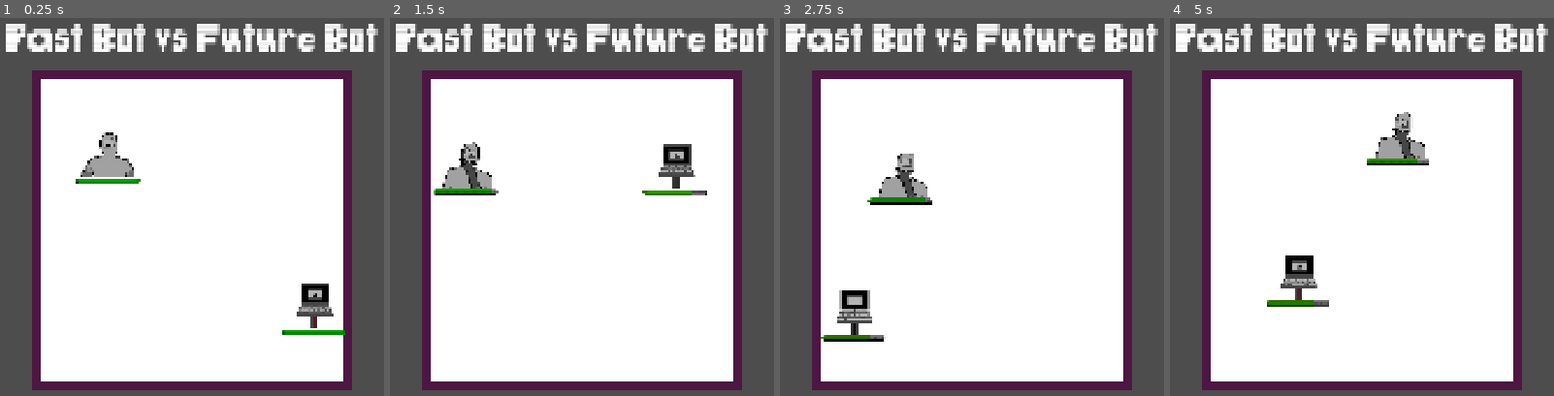
Above: before the commit, frames 1-4 (left to right).
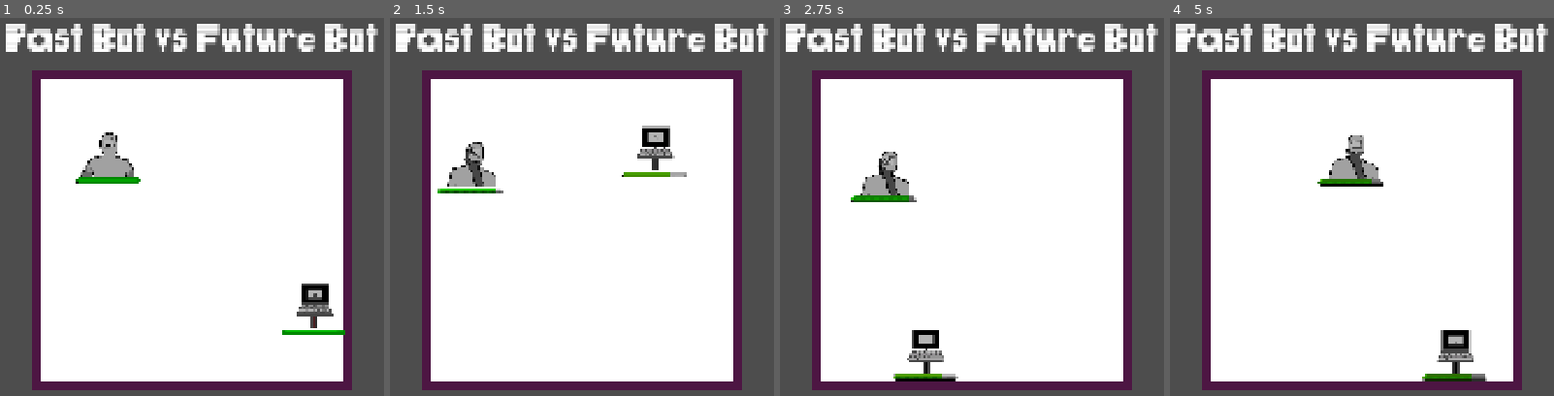
Above: after the commit, the same moments.

Repository: JBRana250/BitBoxBattles
Game: Godot game, scene res://battle/battle.tscn
Same seed, same stepped clock (60 frames per second), same inputs: the game is played once before the commit and once after it. The engine's default icon, where the game draws it, is replaced by a stand-in: a white triangle on a blue panel in a dark square.
Inputs (mouse positions are in pixels of both pictures, inside the frame that each line leads up to):
- Up to frame 1 (0.25 s): no input
- Up to frame 2 (1.5 s): tap Enter at 0.5, 0.6 s; move the mouse to (750, 207) at 0.52 s; hold Right 0.53-1.25 s; click (750, 207) at 0.67 s; tap Space at 0.77 s; drag from (428, 252) to (543, 316) at 1.27 s
- Up to frame 3 (2.75 s): move the mouse to (1048, 135) at 2.02 s; hold Right from 2.03 s (still down); tap Delete at 2.1 s
- Up to frame 4 (5 s): release Right at 2.75 s; drag from (1323, 316) to (outside the picture) at 2.77 s; move the mouse to (outside the picture) at 3.52 s; hold Left 3.53-4.25 s; tap Backspace at 3.6 s; tap Space at 3.77 s; drag from (outside the picture) to (1246, 120) at 4.27 s

The runs differ from the first frame. In frame 1, 0.3% of the frame differs, in the area x 20-88%, y 42-84%; in frame 2, 2.7%; in frame 3, 3.7%; in frame 4, 4.5%, in the area x 25-83%, y 24-97%.

Commit message:
feat: add accelerating dash and damping to fighters

Diff:
--- a/battle/battle.tscn
+++ b/battle/battle.tscn
@@ -72,6 +72,8 @@
 starting_health = 100
 starting_force = 150.0
 mass = 10.0
+dash_force = 1000.0
+dash_cooldown = 5.0
 active_image = ExtResource("8_hvjow")
 inactive_image = ExtResource("9_qybyd")
 
@@ -84,6 +86,8 @@
 starting_health = 100
 starting_force = 500.0
 mass = 1.0
+dash_force = 50.0
+dash_cooldown = 0.5
 active_image = ExtResource("10_eu6g2")
 inactive_image = ExtResource("11_t8p1f")
 
--- a/battle/fighter/fighter.gd
+++ b/battle/fighter/fighter.gd
@@ -6,6 +6,7 @@
 @export var fighter_state_machine: FighterStateMachine
 @export var fighter_sprite_manager: FighterSpriteManager
 @export var fighter_health_manager: FighterHealthManager
+@export var fighter_dash_manager: FighterDashManager
 
 @export_group("Properties")
 @export var onhit_modulate: Color
@@ -16,7 +17,7 @@
 @export var fighter_id: String
 
 @warning_ignore("shadowed_variable", "shadowed_variable_base_class")
-func init_fighter(fighter_id: String, max_health: int, contact_damage: int, contact_cooldown: float, position: Vector2, rotation: float, active_image: Texture, inactive_image: Texture, starting_force: float, mass: float) -> void:
+func init_fighter(fighter_id: String, max_health: int, contact_damage: int, contact_cooldown: float, position: Vector2, rotation: float, active_image: Texture, inactive_image: Texture, starting_force: float, mass: float, accel_dash_force: float, accel_dash_cooldown: float) -> void:
 	self.fighter_id = fighter_id
 	self.position = position
 	self.rotation = rotation
@@ -28,6 +29,7 @@
 	fighter_sprite_manager.init_sprites(active_image, inactive_image)
 	fighter_state_machine.init_states()
 	fighter_health_manager.init_health(max_health)
+	fighter_dash_manager.init_dash(accel_dash_force, accel_dash_cooldown)
 
 	apply_force(global_transform.x * starting_force)
 
--- a/battle/fighter/fighter.tscn
+++ b/battle/fighter/fighter.tscn
@@ -9,6 +9,7 @@
 [ext_resource type="Script" uid="uid://da7gvjomliao7" path="res://battle/fighter/fighter_state_machine.gd" id="7_657b4"]
 [ext_resource type="Script" uid="uid://dd5gqcqo4uw5l" path="res://battle/fighter/fighter_sprite_manager.gd" id="8_wn1im"]
 [ext_resource type="Script" uid="uid://c7emsuewp3xxs" path="res://battle/fighter/fighter_collision_manager.gd" id="9_vkd1v"]
+[ext_resource type="Script" uid="uid://dc5xyijsdfrap" path="res://battle/fighter/fighter_dash_manager.gd" id="10_657b4"]
 
 [sub_resource type="PhysicsMaterial" id="PhysicsMaterial_6hnvb"]
 friction = 0.0
@@ -21,20 +22,23 @@
 offsets = PackedFloat32Array(0, 0.5106383, 1)
 colors = PackedColorArray(1, 0, 0, 1, 0.82871497, 0.65557426, 0, 1, 0, 1, 0, 1)
 
-[node name="fighter" type="RigidBody2D" unique_id=678717569 node_paths=PackedStringArray("sprite", "onhit_timer", "fighter_state_machine", "fighter_sprite_manager", "fighter_health_manager") groups=["fighter"]]
+[node name="fighter" type="RigidBody2D" unique_id=678717569 node_paths=PackedStringArray("sprite", "onhit_timer", "fighter_state_machine", "fighter_sprite_manager", "fighter_health_manager", "fighter_dash_manager") groups=["fighter"]]
 mass = 0.01
 physics_material_override = SubResource("PhysicsMaterial_6hnvb")
 gravity_scale = 0.0
 contact_monitor = true
 max_contacts_reported = 10
 linear_damp_mode = 1
+linear_damp = 0.1
 angular_damp_mode = 1
+angular_damp = 0.1
 script = ExtResource("1_05pdn")
 sprite = NodePath("FighterPosition/Polygon2D/Sprite2D")
 onhit_timer = NodePath("Components/FighterSpriteManager/onhitTimer")
 fighter_state_machine = NodePath("Components/FighterStateMachine")
 fighter_sprite_manager = NodePath("Components/FighterSpriteManager")
 fighter_health_manager = NodePath("Components/FighterHealthManager")
+fighter_dash_manager = NodePath("Components/FighterDashManager")
 onhit_modulate = Color(0.5659736, 0, 0.1455484, 1)
 
 [node name="CollisionShape2D" type="CollisionShape2D" parent="." unique_id=732105405]
@@ -107,6 +111,14 @@
 fighter_sprite_manager = NodePath("../FighterSpriteManager")
 fighter_health_manager = NodePath("../FighterHealthManager")
 
+[node name="FighterDashManager" type="Node" parent="Components" unique_id=309360726 node_paths=PackedStringArray("accel_dash_timer")]
+script = ExtResource("10_657b4")
+accel_dash_timer = NodePath("accelDashTimer")
+
+[node name="accelDashTimer" type="Timer" parent="Components/FighterDashManager" unique_id=210372534]
+autostart = true
+
 [connection signal="body_entered" from="." to="Components/FighterCollisionManager" method="_on_fighter_body_entered"]
 [connection signal="timeout" from="Components/FighterStateMachine/InactiveTimer" to="Components/FighterStateMachine" method="_on_inactive_timer_timeout"]
 [connection signal="timeout" from="Components/FighterSpriteManager/onhitTimer" to="Components/FighterSpriteManager" method="_on_onhit_timer_timeout"]
+[connection signal="timeout" from="Components/FighterDashManager/accelDashTimer" to="Components/FighterDashManager" method="_on_accel_dash_timer_timeout"]
--- /dev/null
+++ b/battle/fighter/fighter_dash_manager.gd
@@ -0,0 +1,14 @@
+class_name FighterDashManager extends Node
+
+@export var accel_dash_timer: Timer
+
+@export var force: float
+
+func init_dash(accel_dash_force: float, accel_dash_cooldown: float) -> void:
+	if (accel_dash_force == 0):
+		return # no accel dash
+	self.force = accel_dash_force
+	accel_dash_timer.wait_time = accel_dash_force
+
+func _on_accel_dash_timer_timeout() -> void:
+	owner.apply_force(owner.linear_velocity.normalized() * force)
--- a/battle/fighter_spawner.gd
+++ b/battle/fighter_spawner.gd
@@ -11,6 +11,8 @@
 @export var starting_health: int
 @export var starting_force: float
 @export var mass: float
+@export var accel_dash_force: float
+@export var accel_dash_cooldown: float
 @export var active_image: Texture
 @export var inactive_image: Texture
 
@@ -19,6 +21,6 @@
 
 func _spawn_fighter() -> void:
 	var fighter_instance: Fighter = fighter_scene.instantiate()
-	fighter_instance.init_fighter(fighter_id, starting_health, contact_damage, contact_cooldown, position, randf_range(0.0, TAU), active_image, inactive_image, starting_force, mass/100)
+	fighter_instance.init_fighter(fighter_id, starting_health, contact_damage, contact_cooldown, position, randf_range(0.0, TAU), active_image, inactive_image, starting_force, mass/100, accel_dash_force, accel_dash_cooldown)
 
 	spawn_parent.add_child(fighter_instance)
Not shown, added: battle/fighter/fighter_dash_manager.gd.uid
